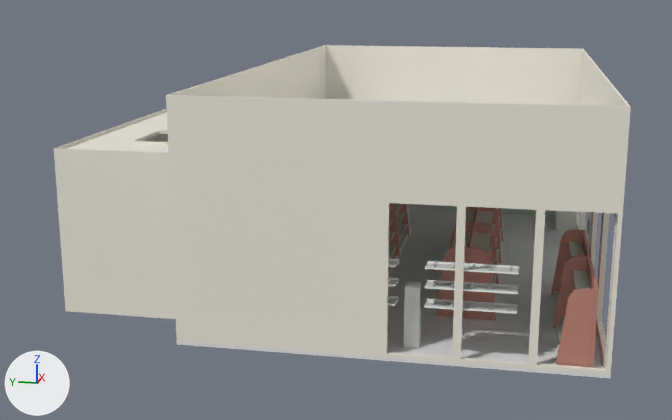
An edit to the glTF model johansson-town/assets/models/sakura-interior/sakura-interior.glb, drawn before and after from the same camera.
The view is the same before and after, from a 50 mm lens placed at (-22.63, -2.26, 6.67), pointed at (-0.44, 2.18, 1.12). The axes (+X, +Y, +Z) are drawn at lower left. The lights are the same throughout. The picture after the commit comes second. Vertices at exactly the same position are counted once.

Before the edit, the objects in view are built like this:
```python
me_sakura_building = bpy.data.meshes.new('sakura-building')
me_sakura_building.from_pydata(...)  # 481 vertices, 938 faces; spans x -6.86..6.86, y -3.99..6.86, z -0.06..4.69
me_sakura_building.materials.append(mat_defaultmaterial)
me_sakura_fridge = bpy.data.meshes.new('sakura-fridge')
me_sakura_fridge.from_pydata(...)  # 2383 vertices, 4042 faces; spans x -6.78..6.12, y -4.07..3.95, z -0.01..3.08
me_sakura_fridge.materials.append(mat_defaultmaterial_004)
me_sakura_shelf = bpy.data.meshes.new('sakura-shelf')
me_sakura_shelf.from_pydata(...)  # 1186 vertices, 1896 faces; spans x -6.68..6.83, y -3.88..4.91, z 0.0..2.29
me_sakura_shelf.materials.append(mat_defaultmaterial_007)
ob_sakura_building = bpy.data.objects.new('sakura-building', me_sakura_building)
ob_sakura_building.location = (0.0, 0.0, 0.0)
ob_sakura_fridge = bpy.data.objects.new('sakura-fridge', me_sakura_fridge)
ob_sakura_fridge.location = (0.0, 0.0, 0.0)
ob_sakura_shelf = bpy.data.objects.new('sakura-shelf', me_sakura_shelf)
ob_sakura_shelf.location = (0.0, 0.0, 0.0)
# also in view: 'sakura-shelf-ends' at (-2.58, -0.63, 0.75); 'building.floor' at (0.0, 0.0, -0.03)
```
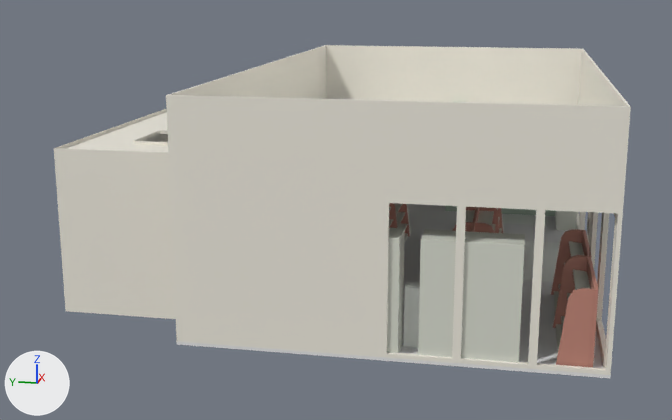
The edits, one by one:
me_sakura_fridge is used by ob_sakura_fridge; location (0.0, 0.0, 0.0).
me_sakura_fridge had 2383 vertices, 4042 faces and spanned x -6.78..6.12, y -4.07..3.95, z -0.01..3.08.
me_sakura_fridge now has 1967 vertices, 3298 faces and spans x -6.78..6.12, y -4.07..3.95, z -0.01..3.08.
me_sakura_fridge part 1: 316 vertices moved from x -6.78..-6.23, y -2.34..1.47, z 0.93..1.79 to x -6.78..-6.23, y -2.34..1.47, z 0.93..1.74; 20 vertices removed from x -6.78..-6.24, y -2.34..1.47, z 0.9..1.79; 20 vertices added at x -6.78..-6.23, y -2.34..1.47, z 0.96..1.69.
Other edits to the shape of me_sakura_fridge do not show in these pictures.
me_sakura_shelf is used by ob_sakura_shelf; location (0.0, 0.0, 0.0).
me_sakura_shelf had 1186 vertices, 1896 faces and spanned x -6.68..6.83, y -3.88..4.91, z 0.0..2.29.
me_sakura_shelf now has 1258 vertices, 2000 faces and spans x -6.79..6.83, y -3.88..4.91, z -0.03..2.29.
me_sakura_shelf part 2: a new loose piece of 20 vertices spanning x -6.79..-6.09, y -0.24..1.56, z -0.03..2.25, in mat_defaultmaterial_007.
me_sakura_shelf part 3: a new loose piece of 20 vertices spanning x -6.79..-6.09, y -2.41..-0.62, z -0.03..2.25, in mat_defaultmaterial_007.
Other edits to the shape of me_sakura_shelf do not show in these pictures.

Location of each change, [x1, y1, x2, y2] in pixels of the pictures (672 x 420 px; the box of a moved part takes in the faces that stretch with it):
'sakura-shelf', reshaped (mostly hidden before)
    before: [388, 203, 590, 353]
    after: [387, 203, 590, 362]
part 1 of me_sakura_fridge, moved or reshaped (not visible afterwards)
    before: [388, 258, 519, 314]
part 2 of me_sakura_shelf, added
    after: [387, 228, 405, 353]
part 3 of me_sakura_shelf, added
    after: [418, 229, 525, 362]
